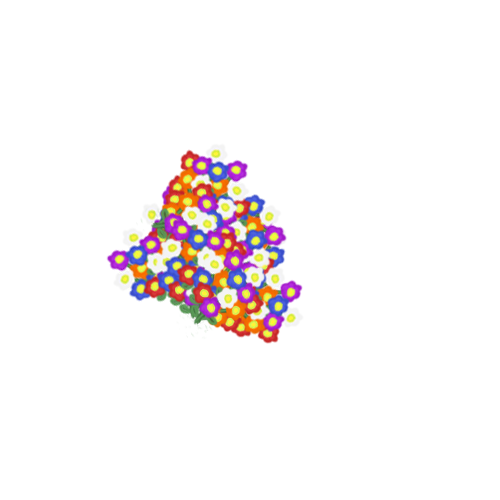
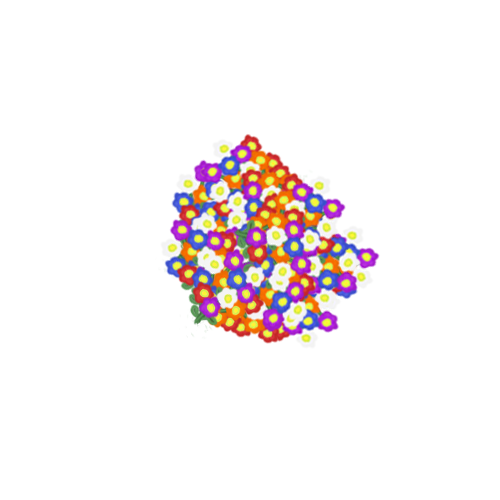
Layers edited between the first and the second 500x500 image:
painted on "Bunch_3" (1st of 2) over [136, 142, 362, 332]
added layer "Bunch_3 Kopie 2" above "Bunch_3 Kopie" over [227, 184, 380, 349]
added layer "Bunch_3 Kopie" above "Bunch_3" over [188, 133, 330, 291]
painted on "Bunch_3" (2nd of 2) over [106, 159, 297, 335]
